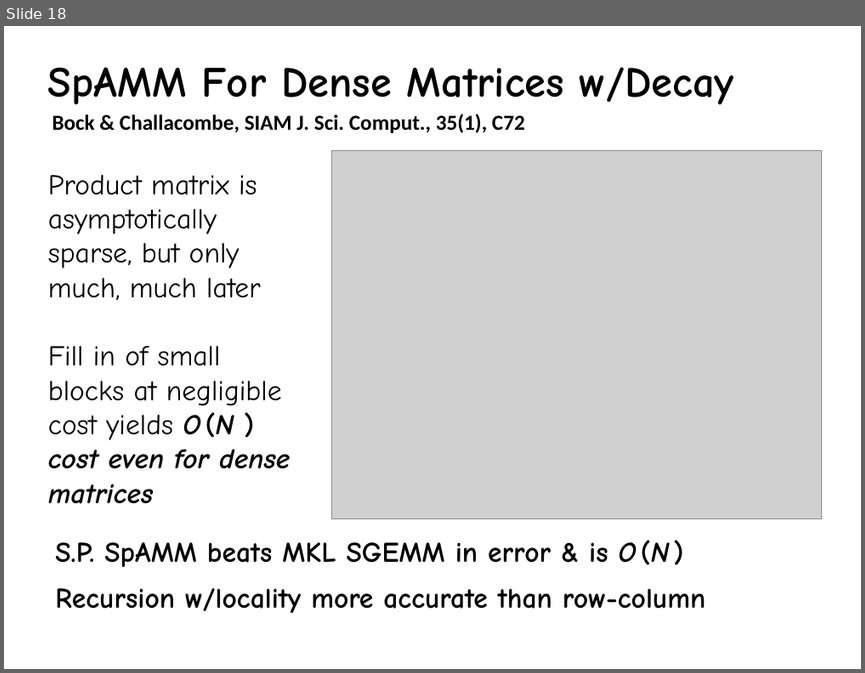
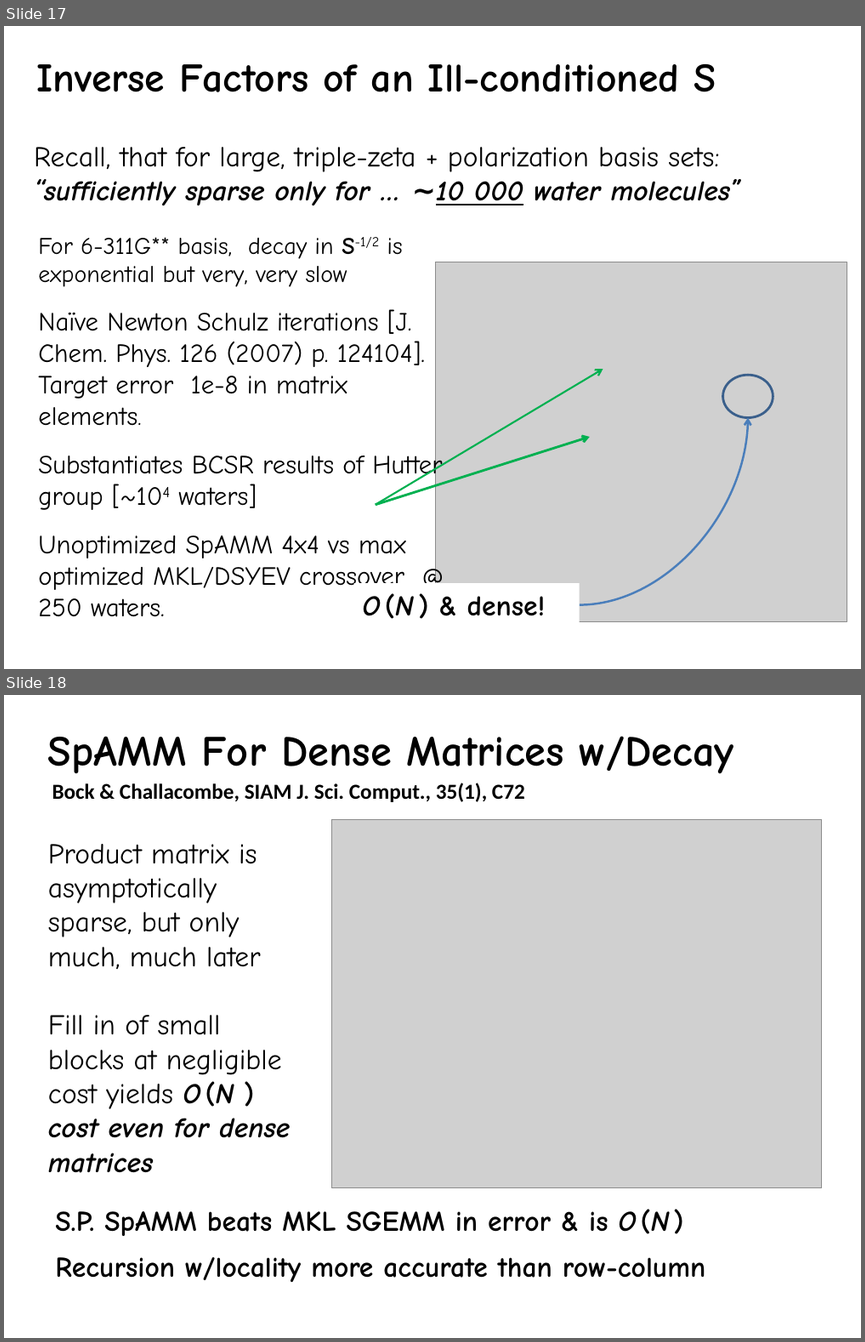
Before and after one commit to FreeON/spammpack, a slide deck: sandwitch_results_3_2015/spamm_big_picture.pptx. Shown one above the other, each under a label of ours: slide 18 before the commit, slides 17 and 18 after it. The pictures are 865x673 and 865x1342 pixels, drawn with LibreOffice and Linux fonts; fonts in the diff are those of the drawing; grey boxes stand for pictures. Boxes give left, top, right and bottom in pixels: in the first picture for what was removed or moved away, otherwise in the second. Text is boxed around its words. In the diff, an @@ line names an element or a change of style, - is before the commit and + after.

```diff
--- a/sandwitch_results_3_2015/spamm_big_picture.pptx
+++ b/sandwitch_results_3_2015/spamm_big_picture.pptx
@@ slide 17 added at (x1=4, y1=26, x2=861, y2=669), background #FFFFFF @@
@@ text added at (x1=37, y1=64, x2=716, y2=92), 34 pt, text #000000, bold @@
+Inverse Factors of an Ill-conditioned S
@@ text added at (x1=34, y1=147, x2=740, y2=205), 24 pt, text #000000 @@
+Recall, that for large, triple-zeta + polarization basis sets: “sufficiently sparse only for … ∼10 000 water molecules”
@@ text added at (x1=38, y1=237, x2=442, y2=617), 22 pt, text #000000 @@
+For 6-311G** basis, decay in S-1/2 is exponential but very, very slow
+Naïve Newton Schulz iterations [J. Chem. Phys. 126 (2007) p. 124104]. Target error 1e-8 in matrix elements.
+Substantiates BCSR results of Hutter group [~104 waters]
+Unoptimized SpAMM 4x4 vs max optimized MKL/DSYEV crossover @ 250 waters.
@@ picture added at (x1=435, y1=261, x2=846, y2=622) @@
@@ arrow added from (375, 504) to (603, 369), #00B050 1.5 pt @@
@@ ellipse added at (x1=723, y1=374, x2=772, y2=418), outline #3A5F8C 2 pt @@
@@ curved arrow added from (579, 604) to (748, 418), #4B7EBC 1.75 pt @@
@@ arrow added from (375, 504) to (589, 437), #00B050 2 pt @@
@@ rectangle added at (x1=353, y1=583, x2=579, y2=626), fill #FFFFFF, 24 pt, text #000000, bold @@
+O (N ) & dense!
```
Also in this commit, not shown: 11 slides changed, 1 other slide added, 3 slides removed, 6 other files.
